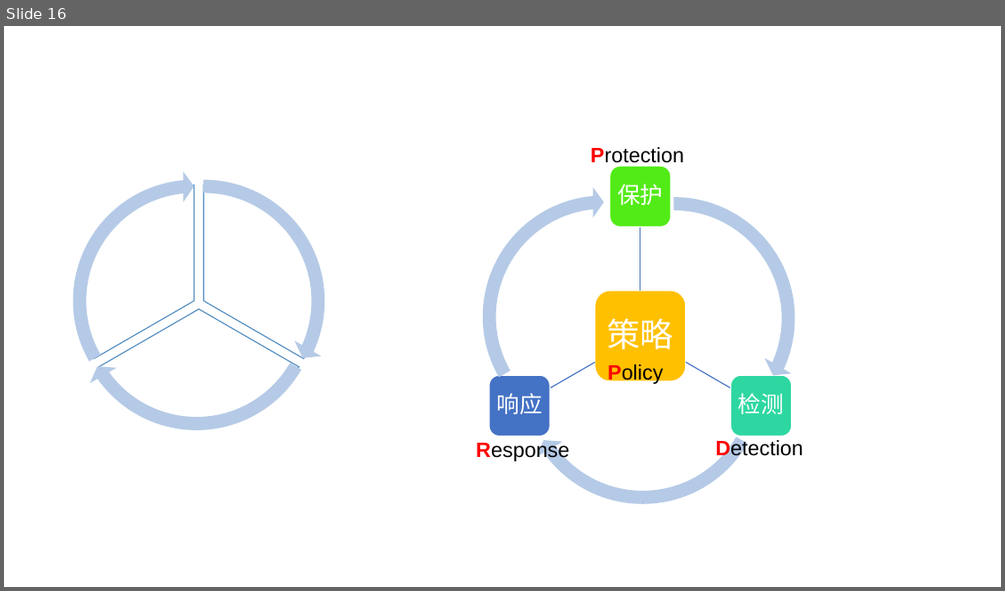
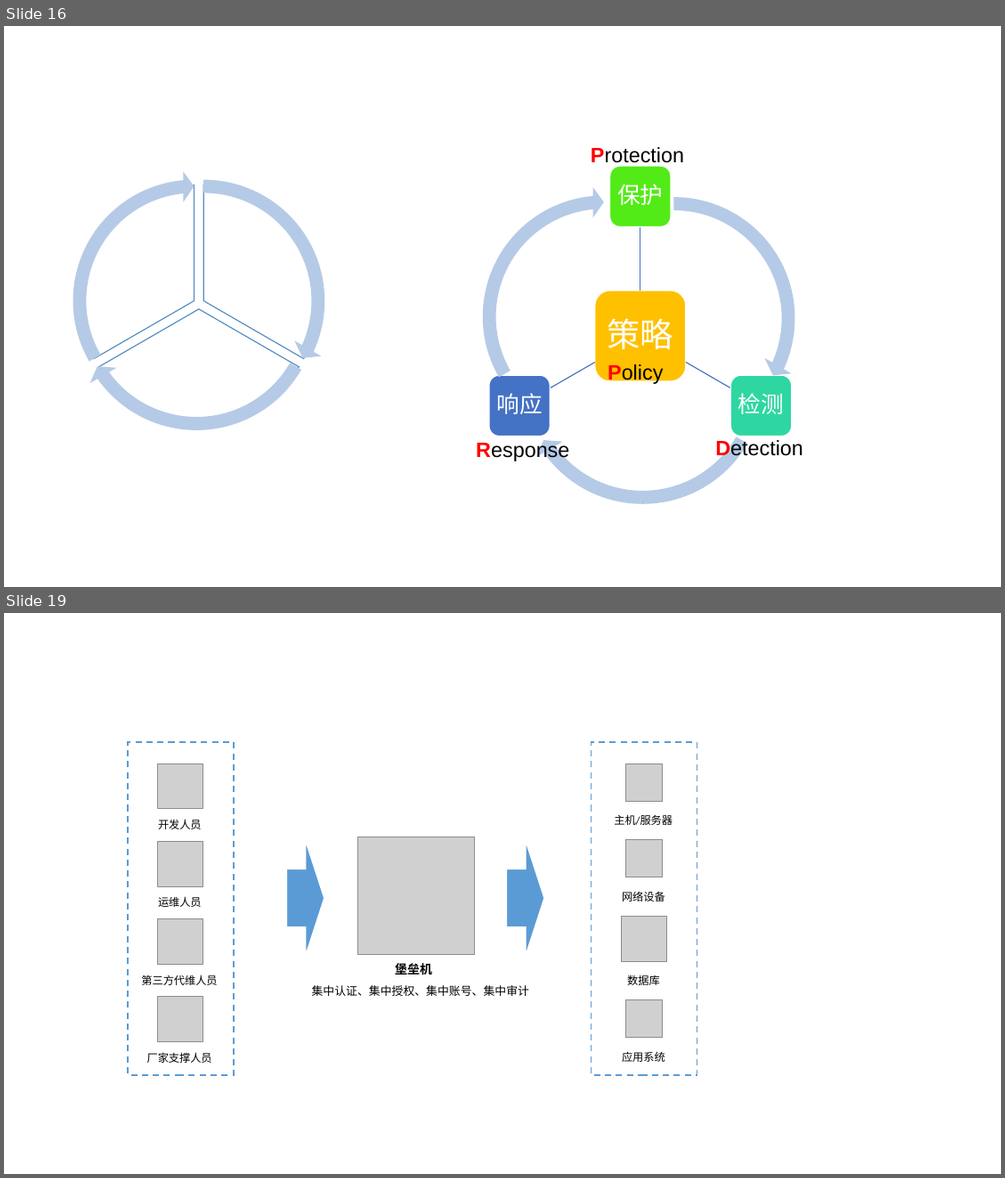
Before and after one commit to xiejava1018/xiejavaimagesrc, a slide deck: images/2022/画图.pptx. Shown one above the other, each under a label of ours: slide 16 before the commit, slides 16 and 19 after it; the slides between them are not shown. The pictures are 1005x591 and 1005x1178 pixels, drawn with LibreOffice and Linux fonts; fonts in the diff are those of the drawing; grey boxes stand for pictures. Boxes give left, top, right and bottom in pixels: in the first picture for what was removed or moved away, otherwise in the second. Text is boxed around its words. In the diff, an @@ line names an element or a change of style, - is before the commit and + after.

```diff
--- a/images/2022/画图.pptx
+++ b/images/2022/画图.pptx
@@ slide 19 added at (4, 613, 1001, 1174), background #FFFFFF @@
@@ rectangle added at (128, 742, 235, 1075), fill #FFFFFF, outline #5B9BD5 1.5 pt dashed @@
@@ rectangle added at (591, 742, 697, 1075), fill #FFFFFF, outline #5B9BD5 1.5 pt dashed @@
@@ picture added at (158, 763, 202, 808) @@
@@ picture added at (625, 763, 663, 801) @@
@@ text added at (158, 819, 202, 829), 10.5 pt, text #000000 @@
+开发人员
@@ text added at (614, 814, 672, 825), 10.5 pt, text #000000 @@
+主机/服务器
@@ picture added at (158, 841, 202, 886) @@
@@ right arrow added at (287, 840, 324, 957), fill #5B9BD5, outline #FFFFFF 1.5 pt @@
@@ picture added at (357, 837, 475, 955) @@
@@ right arrow added at (507, 840, 544, 957), fill #5B9BD5, outline #FFFFFF 1.5 pt @@
@@ picture added at (625, 840, 663, 877) @@
@@ text added at (158, 896, 202, 907), 10.5 pt, text #000000 @@
+运维人员
@@ text added at (622, 891, 665, 901), 10.5 pt, text #000000 @@
+网络设备
@@ picture added at (158, 919, 202, 964) @@
@@ picture added at (622, 916, 666, 961) @@
@@ text added at (141, 974, 217, 985), 10.5 pt, text #000000 @@
+第三方代维人员
@@ text added at (312, 985, 529, 996), 11 pt, text #000000 @@
+集中认证、集中授权、集中账号、集中审计
@@ text added at (395, 961, 432, 977), 12 pt, text #000000, bold @@
+堡垒机
@@ text added at (627, 974, 660, 985), 10.5 pt, text #000000 @@
+数据库
@@ picture added at (158, 997, 202, 1041) @@
@@ picture added at (625, 1000, 663, 1038) @@
@@ text added at (147, 1052, 212, 1062), 10.5 pt, text #000000 @@
+厂家支撑人员
@@ text added at (622, 1051, 665, 1062), 10.5 pt, text #000000 @@
+应用系统
```
Also in this commit, not shown: 4 other slides added, 6 other files.
